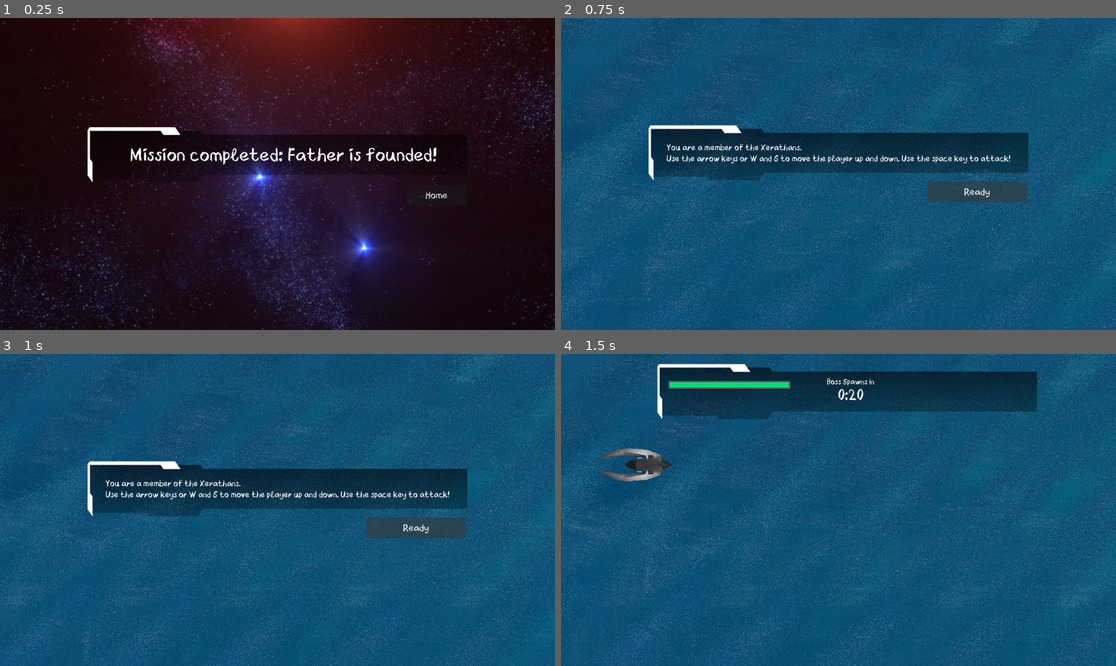
Above: before the commit, frames 1-4 (two rows, left to right).
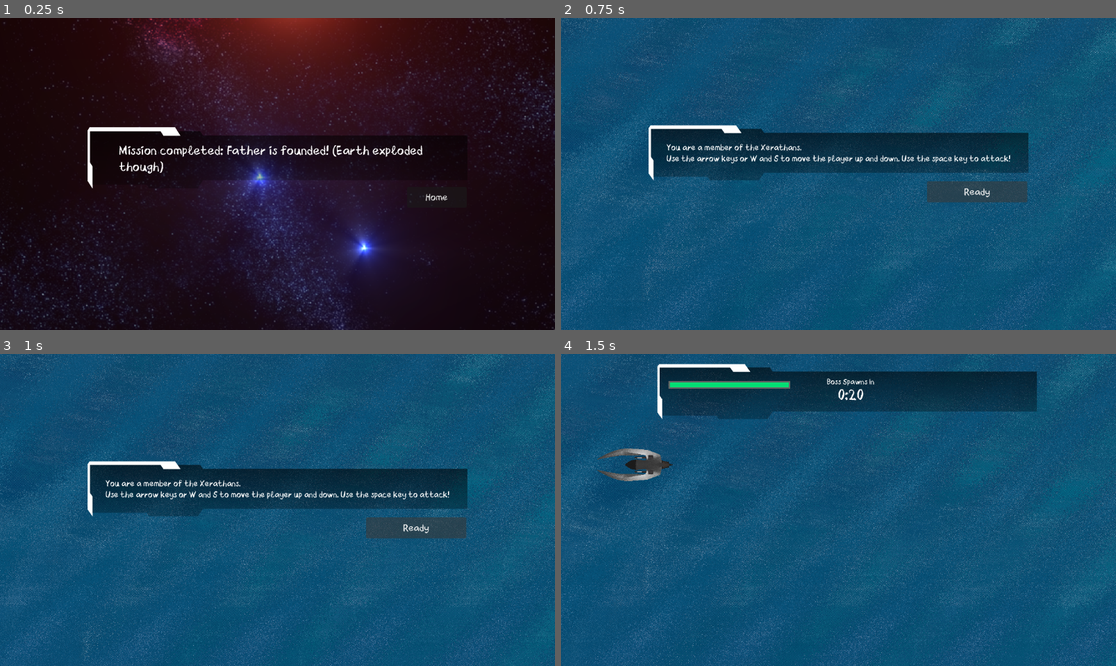
Above: after the commit, the same moments.

Repository: Winnie-Udel/father-where-are-you
Game: Godot game, scene res://scenes/win.tscn
The game is run twice, just before and just after one commit, with the same random seed, the same clock (stepped at 60 frames per second) and the same inputs. This scene is started directly instead of the project's main scene. Video files are missing from this copy of the repository; at most half a second of black plays in their place.
Inputs:
- Up to frame 1 (0.25 s): no input
- Up to frame 2 (0.75 s): click "Home" at 0.5 s
- Up to frame 3 (1 s): no input
- Up to frame 4 (1.5 s): click "Ready" at 1.25 s

The runs differ from the first frame. In frame 1, 2.0% of the frame differs, in the area x 15-81%, y 35-59%; in frame 2, nothing differs; in frame 3, nothing differs; in frame 4, nothing differs.

Commit message:
Added ending scene

Diff:
--- a/scenes/win.tscn
+++ b/scenes/win.tscn
@@ -1,7 +1,8 @@
-[gd_scene load_steps=7 format=3 uid="uid://cm502ies2id2g"]
+[gd_scene load_steps=8 format=3 uid="uid://cm502ies2id2g"]
 
 [ext_resource type="Script" path="res://scripts/win.gd" id="1_vdu3l"]
 [ext_resource type="Texture2D" uid="uid://cuuhimtiw0tn4" path="res://assets/futureui1.png" id="2_556vs"]
+[ext_resource type="VideoStream" path="res://cutscenes/end.ogv" id="2_dkd2h"]
 [ext_resource type="Texture2D" uid="uid://bki7dd4jfrjbx" path="res://assets/outer_space.png" id="2_ghn5x"]
 [ext_resource type="FontFile" uid="uid://3gj20nwrx5pw" path="res://fonts/CrayonLibre.ttf" id="3_srvhc"]
 [ext_resource type="AudioStream" uid="uid://bnsl72tedse41" path="res://audio/sound effect/Menu Selection Click.wav" id="5_y4r17"]
@@ -10,46 +11,15 @@
 [node name="Win" type="Node"]
 script = ExtResource("1_vdu3l")
 
-[node name="Background" type="Sprite2D" parent="."]
-texture_filter = 1
-position = Vector2(-52, 606)
-scale = Vector2(1.3, 1.3)
-texture = ExtResource("2_ghn5x")
-
-[node name="UI" type="NinePatchRect" parent="."]
-anchors_preset = 8
-anchor_left = 0.5
-anchor_top = 0.5
-anchor_right = 0.5
-anchor_bottom = 0.5
-offset_left = -394.0
-offset_top = -97.0
-offset_right = 394.0
-offset_bottom = 17.0
+[node name="CutScene" type="VideoStreamPlayer" parent="."]
+anchors_preset = 15
+anchor_right = 1.0
+anchor_bottom = 1.0
 grow_horizontal = 2
 grow_vertical = 2
-texture = ExtResource("2_556vs")
-region_rect = Rect2(4.40021, 2.00018, 2682.87, 276)
-
-[node name="Label" type="Label" parent="."]
-texture_filter = 1
-offset_left = 270.0
-offset_top = 261.0
-offset_right = 911.0
-offset_bottom = 305.0
-theme_override_fonts/font = ExtResource("3_srvhc")
-theme_override_font_sizes/font_size = 38
-text = "Mission completed: Father is founded!"
-
-[node name="Home" type="Button" parent="."]
-texture_filter = 1
-offset_left = 845.0
-offset_top = 347.0
-offset_right = 969.0
-offset_bottom = 390.0
-theme_override_fonts/font = ExtResource("3_srvhc")
-theme_override_font_sizes/font_size = 20
-text = "Home"
+stream = ExtResource("2_dkd2h")
+autoplay = true
+expand = true
 
 [node name="Click" type="AudioStreamPlayer" parent="."]
 stream = ExtResource("5_y4r17")
@@ -59,5 +29,50 @@
 volume_db = -5.0
 autoplay = true
 
-[connection signal="button_down" from="Home" to="." method="_on_home_button_down"]
-[connection signal="pressed" from="Home" to="." method="_on_home_pressed"]
+[node name="MainUI" type="CanvasLayer" parent="."]
+
+[node name="Background" type="Sprite2D" parent="MainUI"]
+texture_filter = 1
+position = Vector2(-52, 606)
+scale = Vector2(1.3, 1.3)
+texture = ExtResource("2_ghn5x")
+
+[node name="UI" type="NinePatchRect" parent="MainUI"]
+anchors_preset = 8
+anchor_left = 0.5
+anchor_top = 0.5
+anchor_right = 0.5
+anchor_bottom = 0.5
+offset_left = -394.0
+offset_top = -97.0
+offset_right = 394.0
+offset_bottom = 30.0
+grow_horizontal = 2
+grow_vertical = 2
+texture = ExtResource("2_556vs")
+region_rect = Rect2(4.40021, 2.00018, 2682.87, 276)
+
+[node name="Label" type="Label" parent="MainUI"]
+texture_filter = 1
+offset_left = 247.0
+offset_top = 259.0
+offset_right = 885.0
+offset_bottom = 326.0
+theme_override_fonts/font = ExtResource("3_srvhc")
+theme_override_font_sizes/font_size = 26
+text = "Mission completed: Father is founded! (Earth exploded though)"
+autowrap_mode = 1
+
+[node name="Home" type="Button" parent="MainUI"]
+texture_filter = 1
+offset_left = 845.0
+offset_top = 351.0
+offset_right = 969.0
+offset_bottom = 394.0
+theme_override_fonts/font = ExtResource("3_srvhc")
+theme_override_font_sizes/font_size = 20
+text = "Home"
+
+[connection signal="finished" from="CutScene" to="." method="_on_cut_scene_finished"]
+[connection signal="button_down" from="MainUI/Home" to="." method="_on_home_button_down"]
+[connection signal="pressed" from="MainUI/Home" to="." method="_on_home_pressed"]
--- a/scripts/main_menu.gd
+++ b/scripts/main_menu.gd
@@ -1,7 +1,6 @@
 extends Node
 
 @onready var click = $Click
-@onready var button = get_node("MainUI/Play")
 @onready var music = $Music
 @onready var scene_music = $SceneMusic
 @onready var cutscene = $Cutscene
--- a/scripts/win.gd
+++ b/scripts/win.gd
@@ -1,9 +1,18 @@
 extends Node
 
 @onready var click = $Click
+@onready var cutscene = $CutScene
+@onready var ui = $MainUI
+
+func _ready():
+	ui.hide()
 
 func _on_home_pressed():
 	get_tree().change_scene_to_file("res://scenes/main_menu.tscn")
 
 func _on_home_button_down():
 	click.play()
+
+func _on_cut_scene_finished():
+	cutscene.hide()
+	ui.show()
Not shown, changed: README.md
Not shown, added: cutscenes/end.ogv
